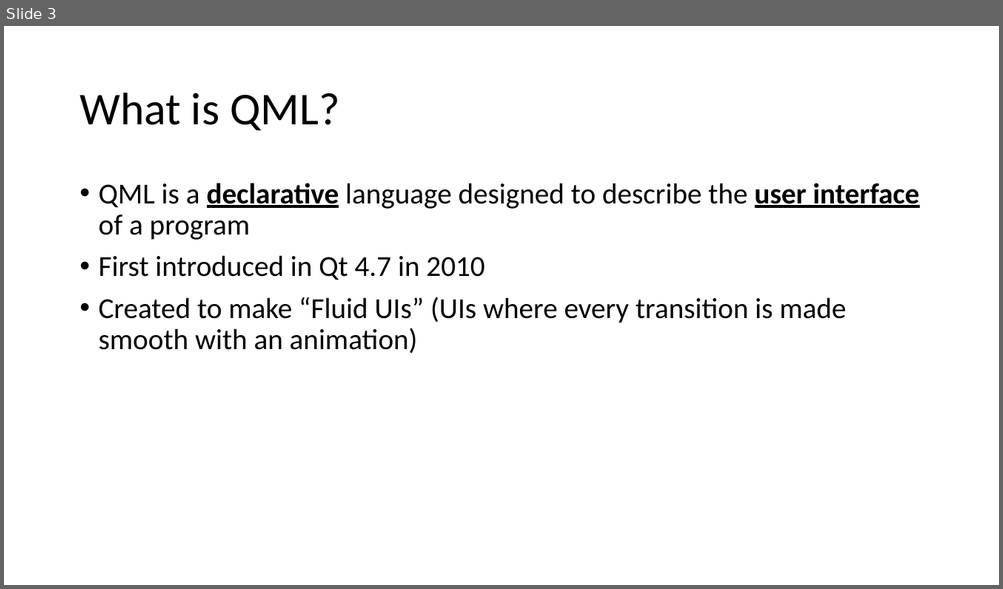
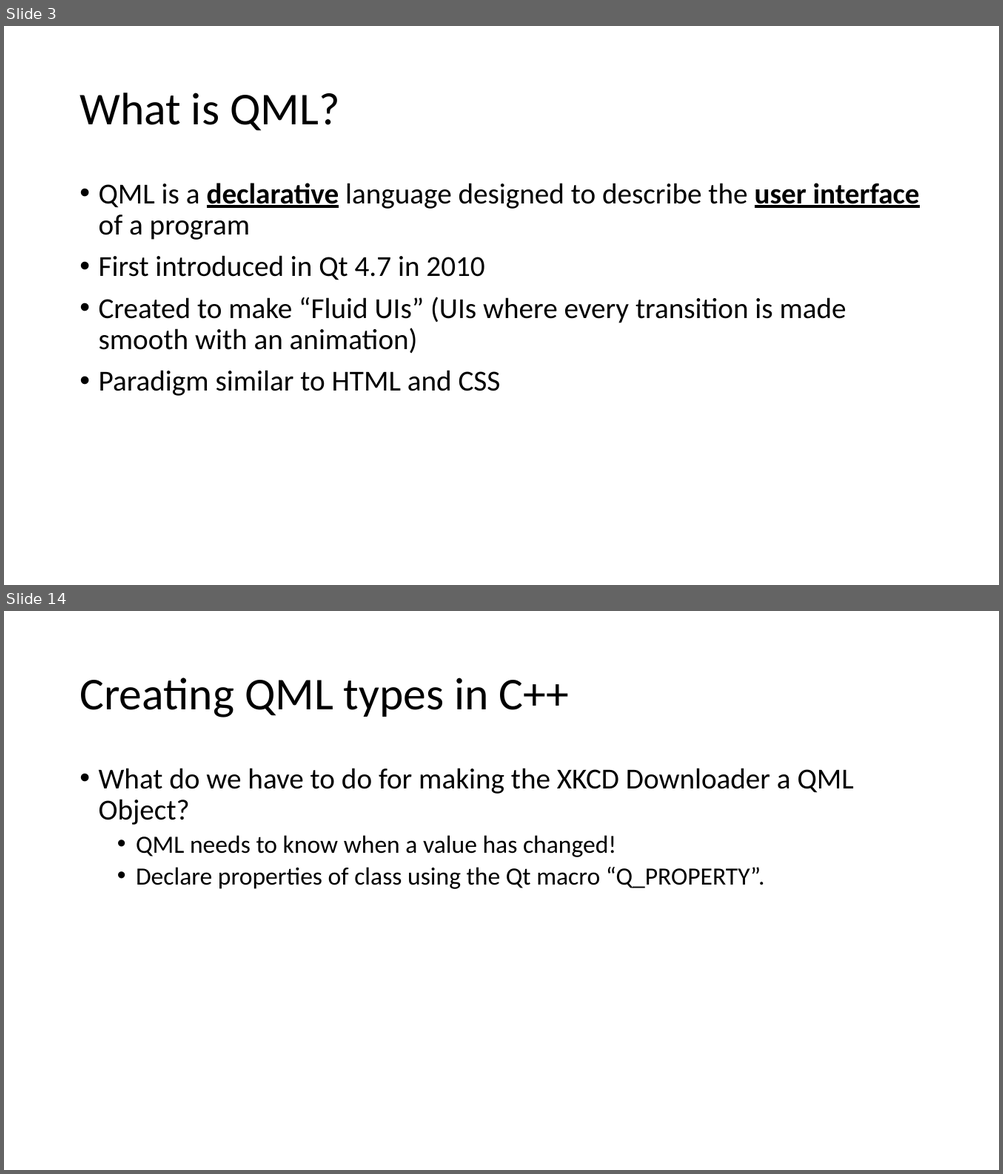
Before and after one commit to RudolfVonKrugstein/qml-presentation, a slide deck: Praesentation.pptx. Shown one above the other, each under a label of ours: slide 3 before the commit, slides 3 and 14 after it; the slides between them are not shown. The pictures are 1003x589 and 1003x1174 pixels, drawn with LibreOffice and Linux fonts; fonts in the diff are those of the drawing. Boxes give left, top, right and bottom in pixels: in the first picture for what was removed or moved away, otherwise in the second. Text is boxed around its words. In the diff, an @@ line names an element or a change of style, - is before the commit and + after.

```diff
--- a/Praesentation.pptx
+++ b/Praesentation.pptx
@@ slide 14 added at <box>4,611,999,1170</box>, background #FFFFFF @@
@@ title added at <box>79,678,569,718</box>, 44 pt, text #000000 @@
+Creating QML types in C++
@@ text added at <box>99,768,854,889</box>, 24 pt, text #000000 @@
+• What do we have to do for making the XKCD Downloader a QML Object?
+  • QML needs to know when a value has changed!
+  • Declare properties of class using the Qt macro “Q_PROPERTY”.
@@ slide 3 changed as well @@
@@ text at <box>99,370,501,396</box>: paragraph added @@
+• Paradigm similar to HTML and CSS
```
Also in this commit, not shown: 2 other slides changed, 13 other slides added.
